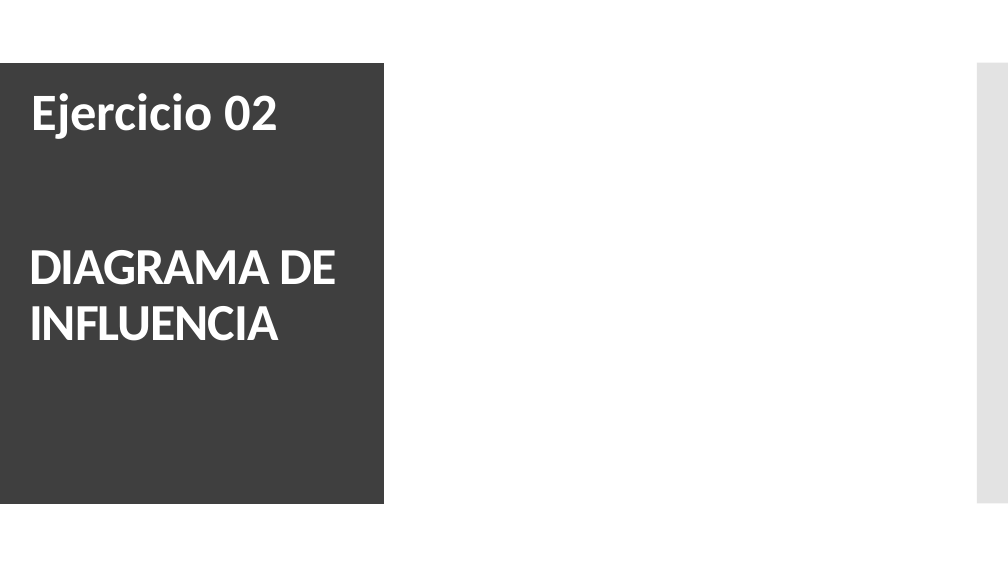
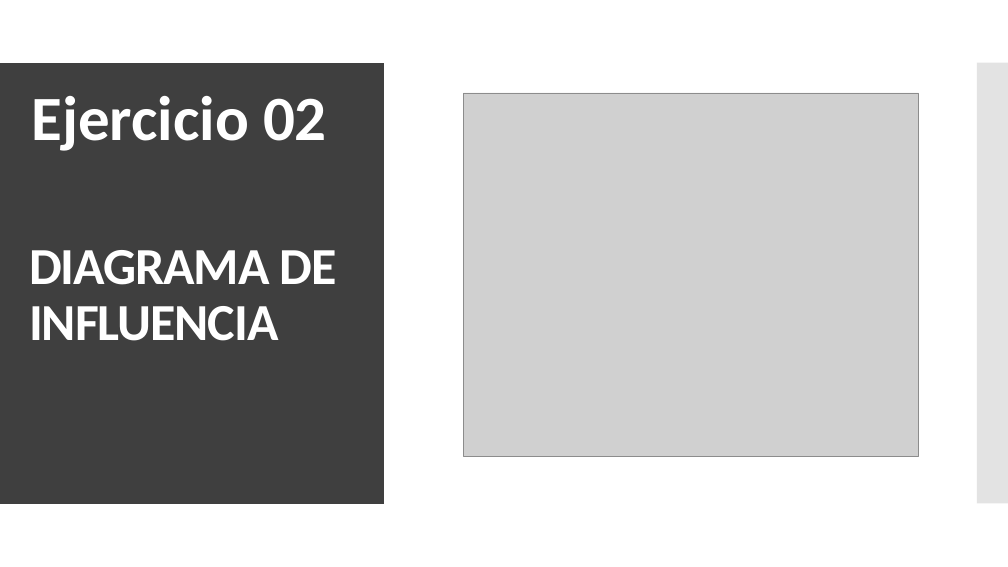
Before and after one commit to Juanfragar/Fiabilidad-y-gestion-de-riesgos, a slide deck: slide 9 of Practica 04/PRESENTACION.pptx (slide 6 before the commit). Drawn at 1008x567 pixels with LibreOffice and Linux fonts; fonts in the diff are those of the drawing; grey boxes stand for pictures. Boxes give left, top, right and bottom in pixels: in the first picture for what was removed or moved away, otherwise in the second. Text is boxed around its words. In the diff, an @@ line names an element or a change of style, - is before the commit and + after.

```diff
--- a/Practica 04/PRESENTACION.pptx
+++ b/Practica 04/PRESENTACION.pptx
@@ text "Ejercicio 02" at (31,96,327,151): size 50 to 60 pt @@
@@ picture added at (464,93,919,456) @@
```
Also in this commit, not shown: 3 other slides changed, 4 slides added, 1 slide removed, 4 other files.
